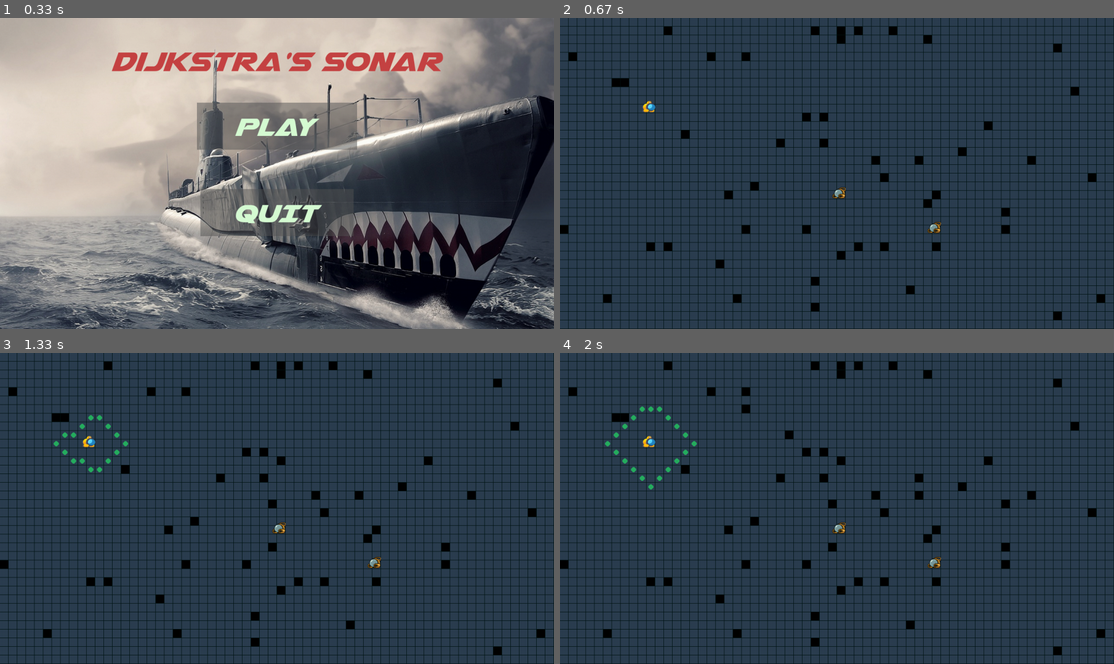
Above: before the commit, frames 1-4 (two rows, left to right).
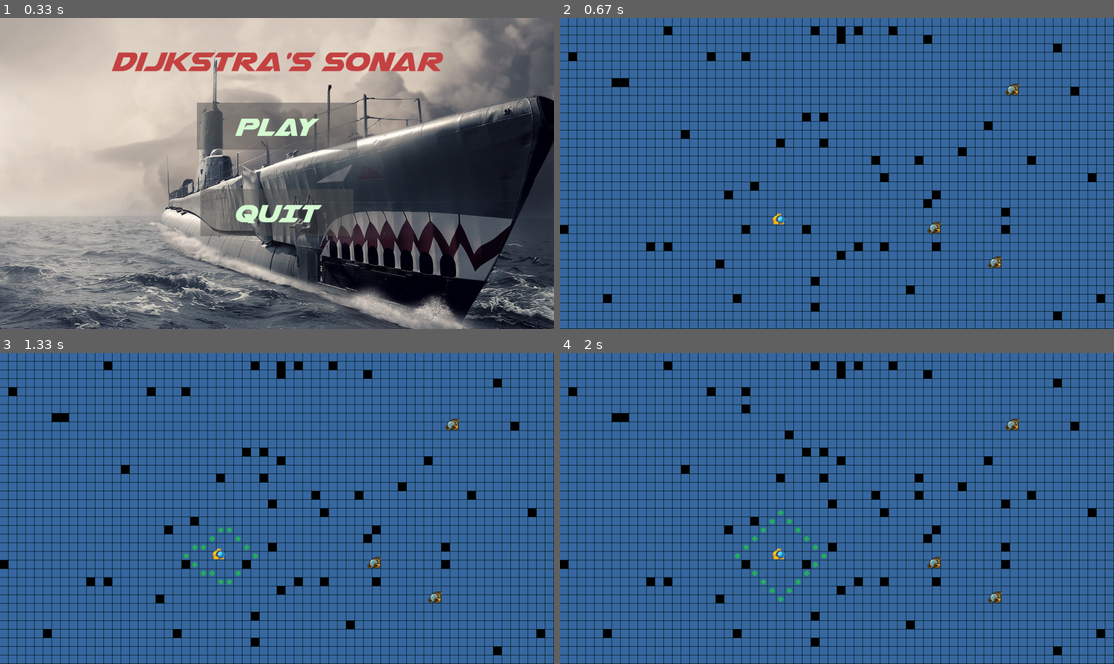
Above: after the commit, the same moments.

Repository: projeto-de-algoritmos/Grafos2_DijkstraSonar
Game: pygame game, started from pygame_menu.py
The game is run twice, just before and just after one commit, with the same random seed, the same clock (stepped at 60 frames per second) and the same inputs.
Inputs (mouse positions are in pixels of both pictures, inside the frame that each line leads up to):
- Up to frame 1 (0.33 s): no input
- Up to frame 2 (0.67 s): press the mouse at (837, 126) at 0.37 s; move the mouse to (748, 185) at 0.47 s; release the mouse at (665, 245) at 0.6 s
- Up to frame 3 (1.33 s): tap Enter at 0.67 s; press the mouse at (277, 461) at 1.03 s; move the mouse to (277, 502) at 1.13 s; release the mouse at (277, 545) at 1.27 s
- Up to frame 4 (2 s): press the mouse at (837, 461) at 1.37 s; move the mouse to (792, 433) at 1.47 s; release the mouse at (748, 405) at 1.6 s; press the mouse at (837, 461) at 1.7 s; move the mouse to (920, 480) at 1.8 s; release the mouse at (1008, 502) at 1.93 s

Frame 1 is identical in both runs. In frame 2, 94% of the frame differs, in the area x 0-100%, y 0-100%; in frame 3, 94%; in frame 4, 94%.

Commit message:
Add random positions and change colours

Diff:
--- a/pygame_menu.py
+++ b/pygame_menu.py
@@ -2,6 +2,7 @@
 from config import PARAMS
 from collections import deque
 import utils
+import random
 import sys
 from button import Button
 from tkinter import messagebox, Tk
@@ -28,18 +29,20 @@
     grid = utils.create_grid()
     grid = utils.fill_grid(grid)
 
-    start = grid[10][10]
-    end = grid[PARAMS["cols"] - PARAMS["cols"] // 2][PARAMS["rows"] - PARAMS["cols"] // 4]
+    pos1_sub = random.randint(1, 63)
+    pos2_sub = random.randint(1, 35)
+    start = grid[pos1_sub][pos2_sub]
+    end = grid[random.randint(1, 63)][random.randint(1, 35)]
     end_2 = grid[PARAMS["cols"] - PARAMS["cols"] // 3][PARAMS["rows"] - PARAMS["cols"] // 5]
+    end_3 = grid[PARAMS["cols"] - PARAMS["cols"] // random.randint(1, 63)][PARAMS["rows"] - PARAMS["cols"] // random.randint(1, 35)]
     start.wall = False
     end.wall = False
     end_2.wall = False
 
     queue.append(start)
     start.visited = True
-    flag = False
-    noflag = True
-    startflag = False
+    no_flag = True
+    star_tflag = False
 
     while True:
         for event in pygame.event.get():
@@ -54,54 +57,48 @@
                     utils.create_wall(pygame.mouse.get_pos(), event.buttons[0], grid, w, h)
             if event.type == pygame.KEYDOWN:
                 if event.key == pygame.K_RETURN:
-                    startflag = True
+                    star_tflag = True
             if event.type == pygame.KEYDOWN:
                 if event.key == pygame.K_ESCAPE:
                     main_menu()
-        if startflag:
+        if star_tflag:
             if len(queue) > 0:
                 current = queue.popleft()
-                if current == end or current == end_2:
+                if current == end or current == end_2 or current == end_3:
                     temp = current
                     while temp.prev:
                         path.append(temp.prev)
                         temp = temp.prev
-                    if not flag:
-                        flag = True
-                        print("Done")
-                    elif flag:
-                        continue
-                if not flag:
-                    for i in current.neighbors:
-                        if not i.visited and not i.wall:
-                            i.visited = True
-                            i.prev = current
-                            queue.append(i)
+                for i in current.neighbors:
+                    if not i.visited and not i.wall:
+                        i.visited = True
+                        i.prev = current
+                        queue.append(i)
             else:
-                if noflag and not flag:
+                if no_flag:
                     Tk().wm_withdraw()
-                    messagebox.showinfo("Inimigos não encontrados", "Pressione ESC e tente outro mapa")
-                    noflag = False
+                    messagebox.showinfo("FIM", "Pressione ESC e inicie novamente")
+                    no_flag = False
                 else:
                     continue
 
         SCREEN.fill((0, 20, 20))
         for i in range(PARAMS["cols"]):
             for j in range(PARAMS["rows"]):
-                spot = grid[i][j]
-                spot.show(SCREEN, (44, 62, 80))
-                if spot in path:
-                    spot.show(SCREEN, (46, 204, 113))
-                    spot.show(SCREEN, (192, 57, 43), 0)
-                elif spot.visited:
-                    spot.show(SCREEN, (44, 62, 80))
-                if spot in queue and not flag:
-                    spot.show(SCREEN, (44, 62, 80))
-                    spot.show(SCREEN, (39, 174, 96), 0)
-                if spot == start:
-                    spot.show(SCREEN, (0, 255, 200), shape=2)
-                if spot == end or spot == end_2:
-                    spot.show(SCREEN, (255, 0, 0), shape=3)
+                current_pos = grid[i][j]
+                current_pos.show(SCREEN, (57, 105, 161))
+                if current_pos in path:
+                    current_pos.show(SCREEN, (57, 105, 161))
+                    current_pos.show(SCREEN, (192, 57, 43), 0)
+                elif current_pos.visited:
+                    current_pos.show(SCREEN, (57, 105, 161))
+                if current_pos in queue:
+                    current_pos.show(SCREEN, (57, 105, 161))
+                    current_pos.show(SCREEN, (39, 174, 96), 0)
+                if current_pos == start:
+                    current_pos.show(SCREEN, (0, 255, 200), shape=2)
+                if current_pos == end or current_pos == end_2 or current_pos == end_3:
+                    current_pos.show(SCREEN, (255, 0, 0), shape=3)
 
         pygame.display.flip()
 
--- a/sonar.py
+++ b/sonar.py
@@ -30,6 +30,7 @@
             rect = submarine_image.get_rect()
             rect.center = (self.x * w + w // 4, self.y * h + h // 4)
             win.blit(submarine_image, rect)
+        # Add enemy
         elif shape == 3:
             submarine_image = pygame.image.load('assets/submarine_3.png').convert_alpha()
             rect = submarine_image.get_rect()
